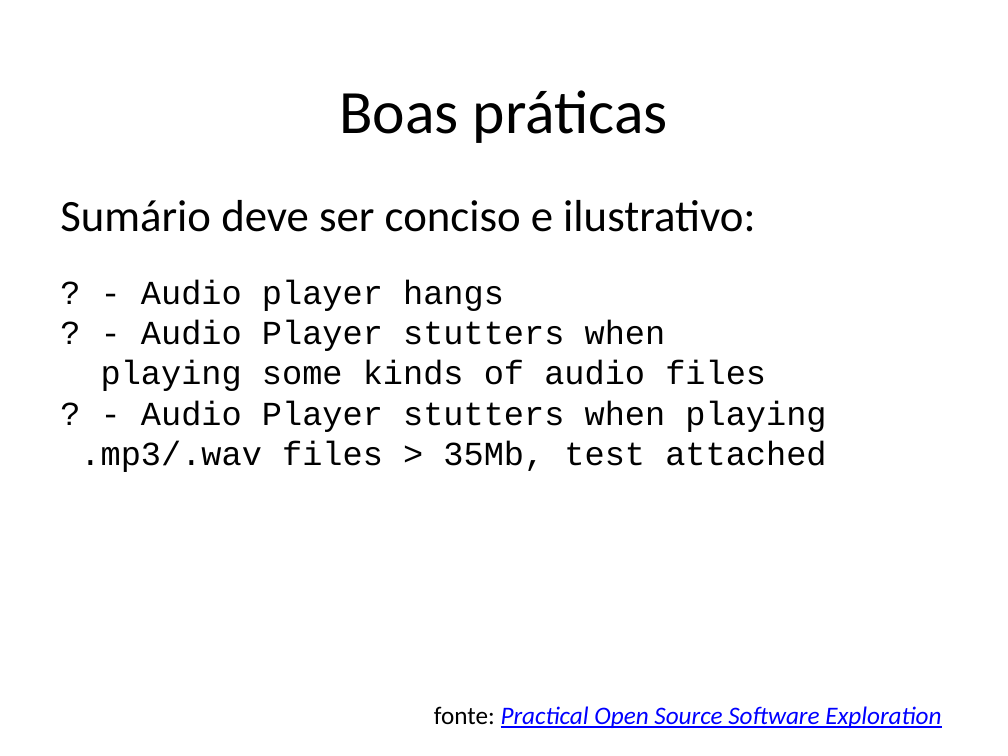
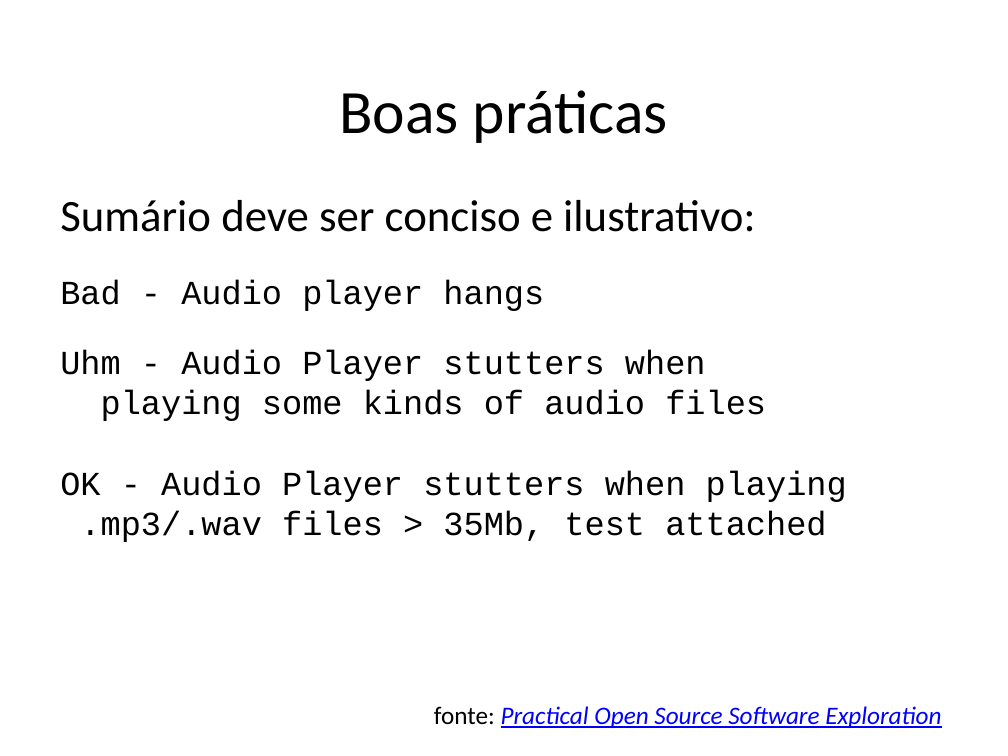
Before and after one commit to STAR-RG/testing-cin, a slide deck: slide 27 of slides.pptx (slide 26 before the commit). Drawn at 1008x756 pixels with LibreOffice and Linux fonts; fonts in the diff are those of the drawing. Boxes give left, top, right and bottom in pixels: in the first picture for what was removed or moved away, otherwise in the second. Text is boxed around its words. In the diff, an @@ line names an element or a change of style, - is before the commit and + after.

```diff
--- a/slides.pptx
+++ b/slides.pptx
@@ text at bbox=[60, 279, 706, 381]: text changed @@
-? - Audio player hangs
-? - Audio Player stutters when
+Bad - Audio player hangs
+Uhm - Audio Player stutters when
@@ text at bbox=[60, 471, 847, 502]: text changed @@
-? - Audio Player stutters when playing
+OK - Audio Player stutters when playing
```
Also in this commit, not shown: 8 other slides changed, 3 slides added, 3 slides removed.
